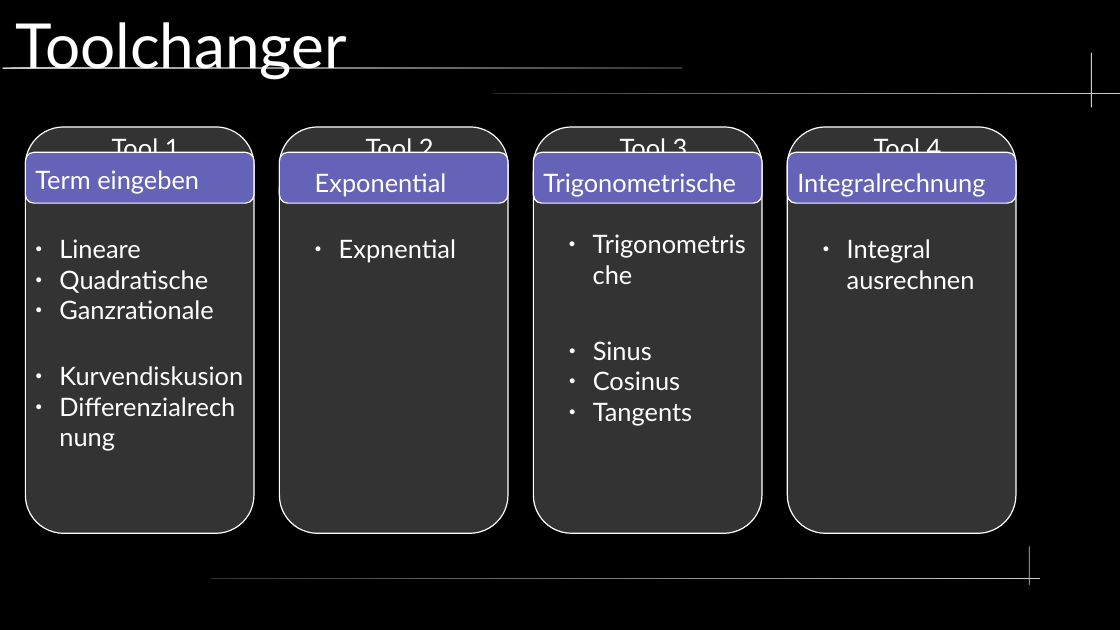
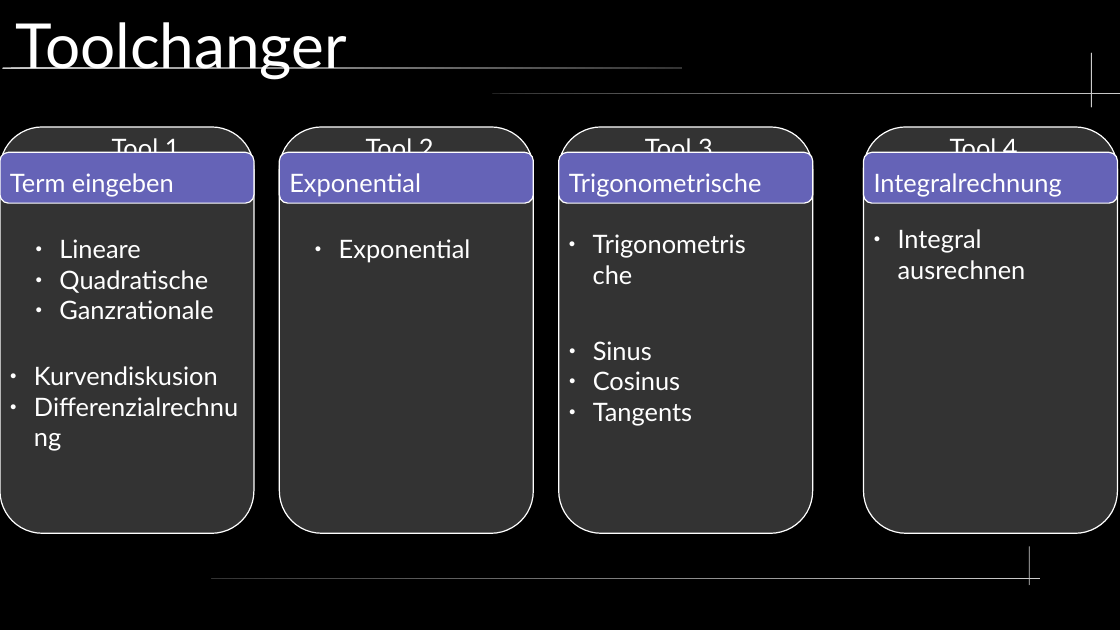
Before and after one commit to hyperbel/MatheProjekt22_23, a slide deck: slide 9 of Doc/Präsi/Präsentation.odp (slide 5 before the commit). Drawn at 1120x630 pixels with LibreOffice and Linux fonts; fonts in the diff are those of the drawing. Boxes give left, top, right and bottom in pixels: in the first picture for what was removed or moved away, otherwise in the second. Text is boxed around its words. In the diff, an @@ line names an element or a change of style, - is before the commit and + after.

```diff
--- a/Doc/Präsi/Präsentation.odp
+++ b/Doc/Präsi/Präsentation.odp
@@ freeform shape: place and size @@
-freeform shape at (25, 127, 254, 534)
+freeform shape at (0, 127, 254, 534)
@@ freeform shape: place and size @@
-freeform shape at (279, 127, 508, 534)
+freeform shape at (279, 127, 534, 534)
@@ freeform shape: place and size @@
-freeform shape at (534, 127, 762, 534)
+freeform shape at (559, 127, 813, 534)
@@ text "Tool 3": place and size @@
-text "Tool 3" at (620, 135, 688, 161)
+text "Tool 3" at (645, 135, 713, 161)
@@ freeform shape: place and size @@
-freeform shape at (788, 127, 1016, 534)
+freeform shape at (864, 127, 1118, 534)
@@ text "Tool 4": place and size @@
-text "Tool 4" at (874, 135, 942, 161)
+text "Tool 4" at (950, 135, 1018, 161)
@@ text "Term eingeben": place and size @@
-text "Term eingeben" at (35, 170, 199, 194)
+text "Term eingeben" at (10, 173, 174, 197)
@@ rounded rectangle: place and size @@
-rounded rectangle at (25, 152, 254, 203)
+rounded rectangle at (0, 152, 254, 203)
@@ text "Exponential": place and size @@
-text "Exponential" at (315, 173, 447, 197)
+text "Exponential" at (289, 173, 421, 197)
@@ rounded rectangle: place and size @@
-rounded rectangle at (279, 152, 508, 203)
+rounded rectangle at (279, 152, 534, 203)
@@ text "Trigonometrische" rewrapped from (534, 163, 788, 232) to (569, 173, 762, 197) @@
@@ rounded rectangle: place and size @@
-rounded rectangle at (534, 152, 762, 203)
+rounded rectangle at (559, 152, 813, 203)
@@ text "Integralrechnung": place and size @@
-text "Integralrechnung" at (797, 173, 985, 197)
+text "Integralrechnung" at (874, 173, 1062, 197)
@@ rounded rectangle: place and size @@
-rounded rectangle at (788, 152, 1016, 203)
+rounded rectangle at (864, 152, 1118, 203)
@@ text removed at (339, 239, 456, 263) @@
-● Expnential
@@ text added at (339, 239, 471, 263), 18 pt, text #FFFFFF @@
+● Exponential
@@ text "Integral ausrechnen": place and size @@
-text "Integral ausrechnen" at (847, 239, 975, 289)
+text "Integral ausrechnen" at (898, 229, 1026, 279)
@@ text "Kurvendiskusion": place and size @@
-text "Kurvendiskusion" at (59, 366, 243, 385)
+text "Kurvendiskusion" at (34, 366, 218, 385)
```
Also in this commit, not shown: 11 other slides changed, 13 slides added, 2 slides removed.
